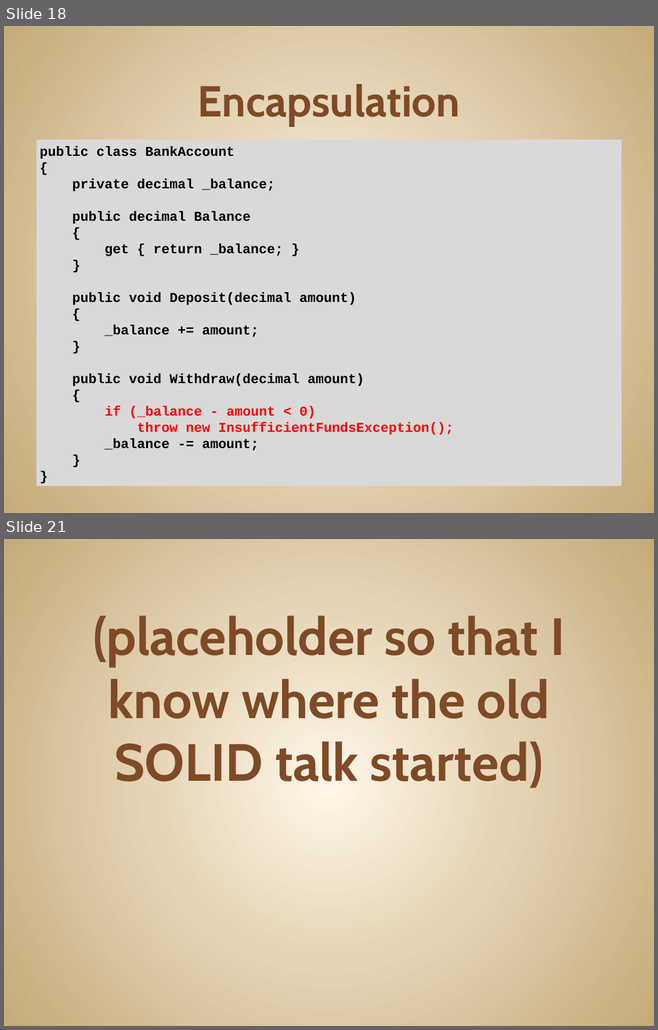
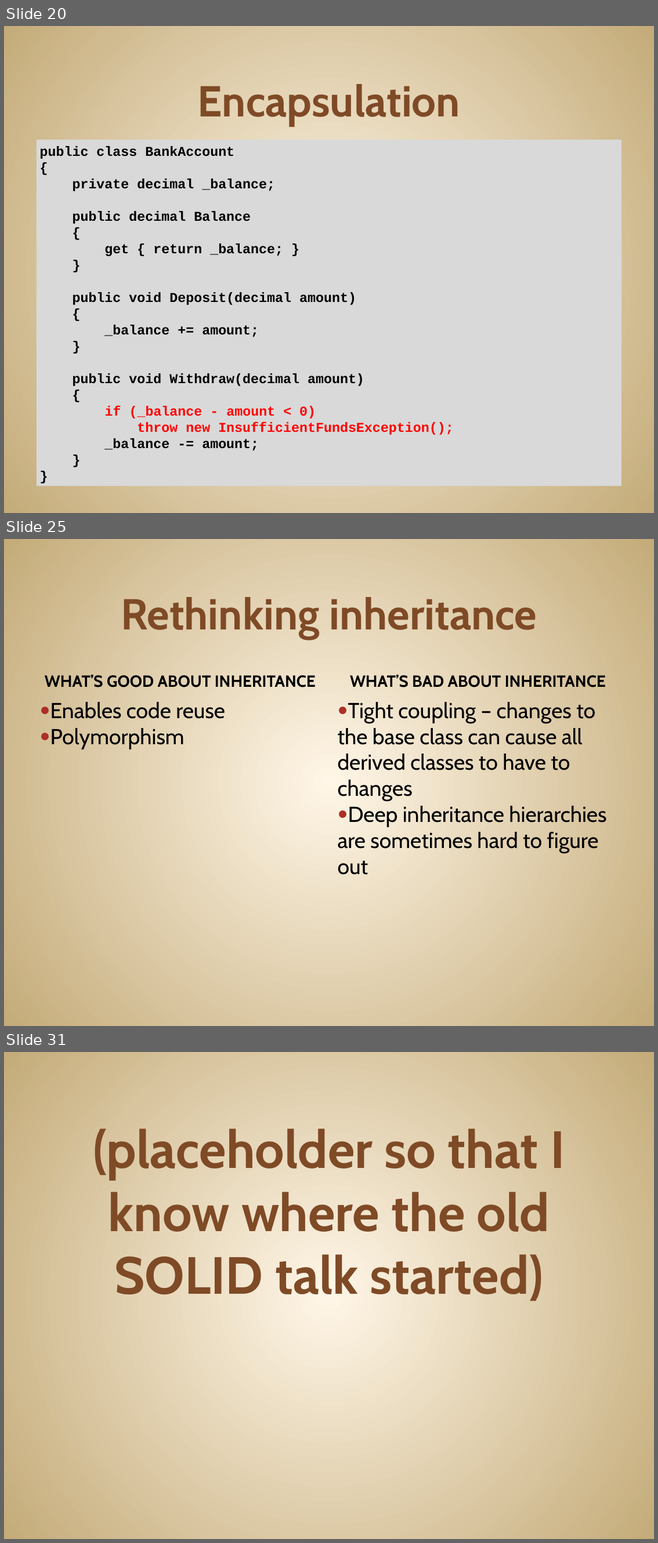
Before and after one commit to JonKruger/oop-solid-sample, a slide deck: slides/OOP-SOLID-CodeMash.pptx. Shown one above the other, each under a label of ours: slides 18 and 21 before the commit, slides 20, 25 and 31 after it; the slides between them are not shown. The pictures are 658x1030 and 658x1543 pixels, drawn with LibreOffice and Linux fonts; fonts in the diff are those of the drawing. Boxes give left, top, right and bottom in pixels: in the first picture for what was removed or moved away, otherwise in the second. Text is boxed around its words. In the diff, an @@ line names an element or a change of style, - is before the commit and + after.

Commit message:
composition vs. inheritance example done

```diff
--- a/slides/OOP-SOLID-CodeMash.pptx
+++ b/slides/OOP-SOLID-CodeMash.pptx
@@ slide 25 added at (x1=4, y1=539, x2=654, y2=1026), background gradient #FFF7E8 to #C4AA7A @@
@@ title added at (x1=121, y1=597, x2=537, y2=639), 48 pt, text #804B26, bold @@
+Rethinking inheritance
@@ text added at (x1=45, y1=675, x2=315, y2=687), 18 pt, text #000000, bold @@
+WHAT’S GOOD ABOUT INHERITANCE
@@ text added at (x1=350, y1=675, x2=605, y2=687), 18 pt, text #000000, bold @@
+WHAT’S BAD ABOUT INHERITANCE
@@ text added at (x1=50, y1=702, x2=225, y2=749), 24 pt, text #000000 @@
+● Enables code reuse
+● Polymorphism
@@ text added at (x1=338, y1=702, x2=606, y2=875), 24 pt, text #000000 @@
+● Tight coupling – changes to the base class can cause all derived classes to have to changes
+● Deep inheritance hierarchies are sometimes hard to figure out
@@ what was slide 18 is now slide 20 @@
@@ what was slide 21 is now slide 31 @@
```
Also in this commit, not shown: 2 slides changed, 9 other slides added.
